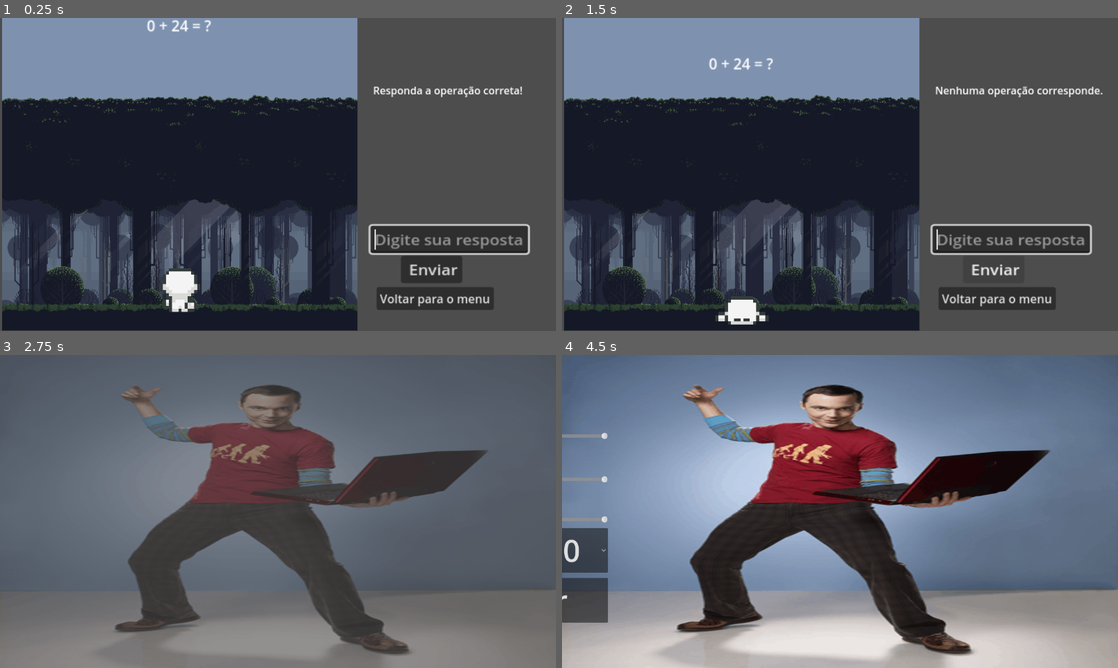
Above: before the commit, frames 1-4 (two rows, left to right).
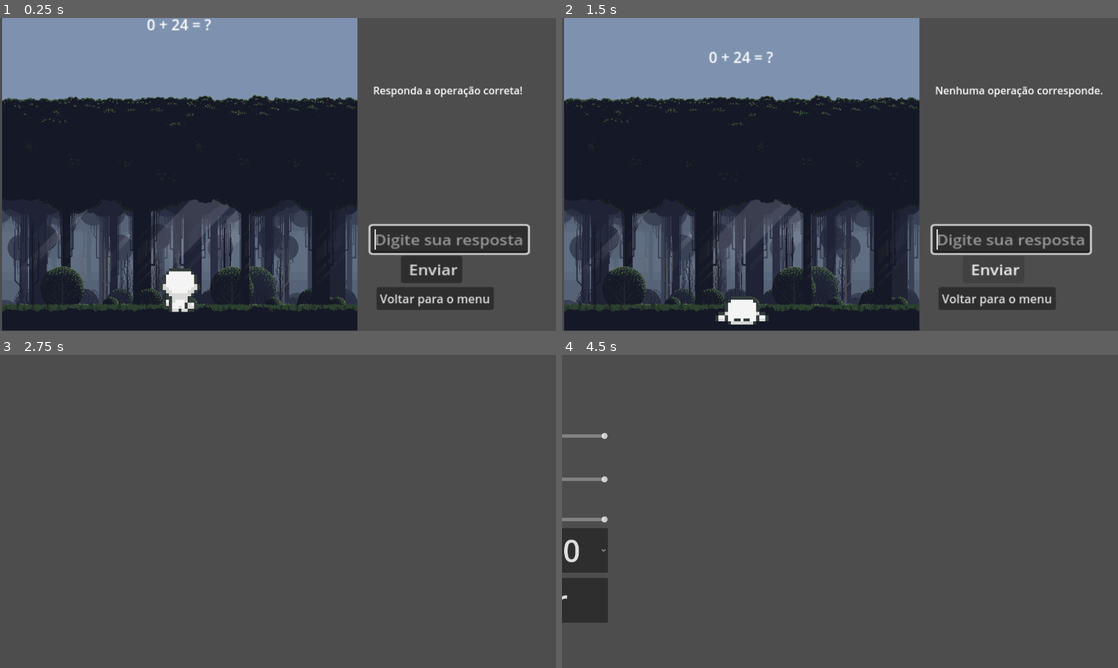
Above: after the commit, the same moments.

Repository: CaFranca/Johnrney_MAT-C
Game: Godot game, scene res://scenes/gameplay/mode_gameplay.tscn
Same seed, same stepped clock (60 frames per second), same inputs: the game is played once before the commit and once after it. This scene is started directly instead of the project's main scene.
Inputs (mouse positions are in pixels of both pictures, inside the frame that each line leads up to):
- Up to frame 1 (0.25 s): no input
- Up to frame 2 (1.5 s): click (1012, 240) at 0.52 s; type "12" at 0.6 s; click "Enviar" at 1.25 s
- Up to frame 3 (2.75 s): click "Voltar para o menu" at 2 s
- Up to frame 4 (4.5 s): tap Enter (ui_accept) at 2.75, 3.02 s; move the mouse to (962, 495) at 2.77 s; hold Right (ui_right) 2.78-3.5 s; click "Opções" at 3.5 s; move the mouse to (728, 527) at 4.27 s; hold Right (ui_right) from 4.28 s (still down)

The runs differ from the first frame. In frame 1, 0.1% of the frame differs, in the area x 26-38%, y 0-5%; in frame 2, 0.3%; in frame 3, 77%; in frame 4, 98%, in the area x 0-100%, y 0-100%.

Commit message:
Correção de Bug

Diff:
--- a/Johnrney/scenes/gameplay/FallingQuestion.tscn
+++ b/Johnrney/scenes/gameplay/FallingQuestion.tscn
@@ -15,7 +15,7 @@
 offset_bottom = -2.0
 scale = Vector2(2.13073, 2.13073)
 
-[node name="CollisionShape2D" type="CollisionShape2D" parent="."]
+[node name="Answerhitbox" type="CollisionShape2D" parent="."]
 scale = Vector2(2.13073, 2.13073)
 shape = SubResource("RectangleShape2D_f1rf4")
-debug_color = Color(0, 0.6, 0.701961, 0.568627)
+debug_color = Color(0.76655, 0.166863, 1, 0.568627)
--- a/Johnrney/scenes/gameplay/mode_gameplay.tscn
+++ b/Johnrney/scenes/gameplay/mode_gameplay.tscn
@@ -1,9 +1,8 @@
-[gd_scene load_steps=50 format=3 uid="uid://c8quaugkapyry"]
+[gd_scene load_steps=49 format=3 uid="uid://c8quaugkapyry"]
 
 [ext_resource type="Script" uid="uid://c3sl6jwbqyvyi" path="res://scripts/gameplay/mode_gameplay.gd" id="1_0d5ff"]
 [ext_resource type="Texture2D" uid="uid://c4ikplght8awa" path="res://assets/Free Pixel Art Forest/Preview/Background.png" id="2_1o26h"]
 [ext_resource type="Script" uid="uid://d1emvf3g8jpj" path="res://scripts/gameplay/operation_generator.gd" id="3_jcpkf"]
-[ext_resource type="PackedScene" uid="uid://cam84mvw4u5kt" path="res://scenes/gameplay/FallingQuestion.tscn" id="4_wr2py"]
 [ext_resource type="AudioStream" uid="uid://b27y8uwjrvonh" path="res://assets/audio/sfx/menu/button_click.ogg" id="5_1o26h"]
 [ext_resource type="AudioStream" uid="uid://b5bhjxjuu3u3a" path="res://assets/audio/music/gameplay/Teste - MatC (6).mp3" id="6_t0mm7"]
 [ext_resource type="AudioStream" uid="uid://b2mhui4d0mu71" path="res://assets/audio/sfx/gameplay/hit_the_correct_answer.ogg" id="7_wr2py"]
@@ -292,14 +291,14 @@
 [node name="Main" type="Node2D"]
 script = ExtResource("1_0d5ff")
 
+[node name="OperationGenerator" type="Node2D" parent="."]
+position = Vector2(469, 419.5)
+script = ExtResource("3_jcpkf")
+
 [node name="Background" type="Sprite2D" parent="."]
 position = Vector2(413.999, 359.499)
 scale = Vector2(0.881468, 0.906685)
 texture = ExtResource("2_1o26h")
-
-[node name="OperationGenerator" type="Node2D" parent="."]
-position = Vector2(469, 419.5)
-script = ExtResource("3_jcpkf")
 
 [node name="QuestionLabel" type="Label" parent="."]
 offset_left = 859.0
@@ -338,18 +337,15 @@
 text = "Voltar para o menu"
 
 [node name="SpawnTimer" type="Timer" parent="."]
-wait_time = 2.5
+wait_time = 3.0
 autostart = true
-
-[node name="FallingQuestion" parent="." instance=ExtResource("4_wr2py")]
-position = Vector2(6, 2)
 
 [node name="FailZone" type="Area2D" parent="."]
 position = Vector2(4, 505)
 scale = Vector2(0.998313, 2.98522)
 gravity = 979.275
 
-[node name="CollisionShape2D" type="CollisionShape2D" parent="FailZone"]
+[node name="FailZoneColision" type="CollisionShape2D" parent="FailZone"]
 position = Vector2(409.691, 48.1984)
 shape = SubResource("RectangleShape2D_1o26h")
 
--- a/Johnrney/scenes/menu/Selection_mode_menu.tscn
+++ b/Johnrney/scenes/menu/Selection_mode_menu.tscn
@@ -66,6 +66,7 @@
 script = ExtResource("1_hbq5r")
 
 [node name="background" type="TextureRect" parent="."]
+visible = false
 layout_mode = 2
 offset_left = -19.9999
 offset_right = 1300.0
--- a/Johnrney/scenes/menu/config/options.tscn
+++ b/Johnrney/scenes/menu/config/options.tscn
@@ -79,6 +79,7 @@
 script = ExtResource("1_ib07x")
 
 [node name="background" type="TextureRect" parent="."]
+visible = false
 modulate = Color(1, 1, 1, 0)
 layout_mode = 2
 offset_left = -19.9999
--- a/Johnrney/scenes/menu/main_menu.tscn
+++ b/Johnrney/scenes/menu/main_menu.tscn
@@ -78,6 +78,7 @@
 script = ExtResource("1_kiqgm")
 
 [node name="background" type="TextureRect" parent="."]
+visible = false
 modulate = Color(1, 1, 1, 0)
 layout_mode = 2
 offset_left = -19.9999
--- a/Johnrney/scripts/gameplay/FallingQuestion.gd
+++ b/Johnrney/scripts/gameplay/FallingQuestion.gd
@@ -1,31 +1,40 @@
-extends CharacterBody2D  # Este script representa uma pergunta que se move na tela, como no estilo TuxMath
+extends CharacterBody2D  # Representa uma pergunta que se move na tela
 
 # Variáveis principais da pergunta
 var question = ""      # Texto da operação matemática (ex: "2 + 2")
 var answer = 0         # Resposta correta da pergunta
-var speed = 70.0       # Velocidade de queda da pergunta
+var speed = 60.0       # Velocidade de queda da pergunta
 var answered = false   # Indica se a pergunta já foi respondida
 
-# Sinal que será emitido quando a pergunta não for respondida a tempo
+# Sinal emitido quando a pergunta não for respondida a tempo
 signal question_failed
 
-# Referência ao Label que exibe a pergunta na tela
+# Referência ao texto da operação e à hitbox
 @onready var label = $pergunta
-
-# Referência à forma de colisão da pergunta
-@onready var collision_shape = $CollisionShape2D
+@onready var collision_shape = $Answerhitbox
 
 func _ready():
-	# Define o texto do Label como a pergunta
-	label.text = question
+	if question != "":
+		label.text = question
+
+func initialize(new_question: String, new_answer: int):
+	question = new_question
+	answer = new_answer
+	if label:
+		label.text = question
 
 func _physics_process(delta):
-	# Faz a pergunta "cair" se ainda não tiver sido respondida
 	if not answered:
-		velocity = Vector2(0, speed)  # Move apenas no eixo Y
-		move_and_slide()              # Aplica movimento com colisão
+		# Move a pergunta para baixo enquanto não foi respondida
+		velocity = Vector2(0, speed)
+		move_and_slide()
 
-func _on_question_failed():
-	# Quando a pergunta não for respondida (por exemplo, colidir com a base):
-	emit_signal("question_failed")  # Emite o sinal para que o jogo saiba que o jogador errou
-	queue_free()                    # Remove a pergunta da cena (limpa da memória)
+# Método central que trata a falha da pergunta (colisão com zona de erro)
+func fail():
+	if not answered:
+		answered = true
+		emit_signal("question_failed")  # Notifica que a pergunta falhou
+		queue_free()  # Remove a pergunta da cena
+
+func _exit_tree():
+	print("FallingQuestion removida:", self)
--- a/Johnrney/scripts/gameplay/mode_gameplay.gd
+++ b/Johnrney/scripts/gameplay/mode_gameplay.gd
@@ -1,4 +1,4 @@
-extends Node2D
+extends Node2D  # Cena principal do gameplay
 
 # Referências automáticas para os nós na cena
 @onready var generator = $OperationGenerator
@@ -10,75 +10,62 @@
 @onready var correct_song = $PlayerController/player_sprite/right_answer
 @onready var wrong_or_miss = $PlayerController/player_sprite/wrong
 @onready var animation = $PlayerController/player_sprite
-
-# Referência ao novo nó PlayerController, que lida com falhas e game over
 @onready var player_controller = $PlayerController
 
-# Carrega a cena da pergunta que vai cair do topo
+# Cena da pergunta que vai cair do topo
 var falling_question_scene = preload("res://scenes/gameplay/FallingQuestion.tscn")
 
-# Lista que guarda as perguntas ativas na tela
+# Lista de perguntas ativas
 var active_questions: Array = []
 
-# Define o modo atual do jogo (adição, subtração, etc)
+# Modo atual de operação matemática (ex: "add", "sub")
 var selected_mode: String = "add"
 
 func _ready():
-	# Toca animação de início e música
 	animation.play("Run_Up")
 	MusicController.play_music_for("gameplay")
 	randomize()
 
-	# Conecta eventos de colisão e game over
 	fail_zone.body_entered.connect(_on_fail_zone_body_entered)
 	player_controller.game_over.connect(_on_game_over)
 
-	# Gera a primeira pergunta e inicia o timer de geração contínua
 	generate_new_question()
 	spawn_timer.start()
 
 func set_mode(mode: String):
-	# Altera o tipo de operação (ex: "add", "sub")
 	selected_mode = mode
 
 func generate_new_question():
-	# Gera uma operação matemática com base no modo
 	var operation = generator.generate_operation(selected_mode)
 	var question = falling_question_scene.instantiate()
-	question.question = operation["question"]
-	question.answer = operation["answer"]
+	question.initialize(operation["question"], operation["answer"])
 	question.position = Vector2(randi() % 400 + 100, 0)
 
-	# Conecta o sinal "question_failed" da pergunta à função local
+	# Conecta o sinal de falha à função local
 	question.connect("question_failed", _on_question_failed.bind(question))
 
-	# Adiciona a pergunta à cena e à lista de perguntas ativas
 	add_child(question)
 	active_questions.append(question)
 
-	# Atualiza animação e instrução para o jogador
 	animation.play("Run_Up")
+	print("Operação gerada")
 	update_ui("Responda a operação correta!")
 
 func check_answer():
-	# Lê e limpa a entrada do jogador
 	var text = input_field.text.strip_edges()
-
 	if text == "":
 		return
 
-	# Verifica se a entrada é um número válido
 	if not text.is_valid_int():
 		update_ui("Digite um número válido.")
 		return
 
 	var player_answer = int(text)
 
-	# Procura nas perguntas ativas se alguma tem a resposta correta
 	for q in active_questions:
 		if is_instance_valid(q) and not q.answered and player_answer == q.answer:
-			# Marca como respondida, remove da tela e da lista
 			q.answered = true
+			q.collision_shape.disabled = true  # Desativa colisão da pergunta já respondida
 			q.queue_free()
 			active_questions.erase(q)
 			input_field.text = ""
@@ -86,13 +73,12 @@
 			await get_tree().process_frame
 			input_field.grab_focus()
 
-			# Feedback de resposta correta
 			correct_song.play()
 			animation.play("Run_Down")
 			update_ui("Correto!")
 			return
 
-	# Se nenhuma pergunta foi respondida corretamente:
+	# Se nenhuma pergunta for respondida corretamente
 	animation.play("Fall")
 	wrong_or_miss.play()
 	update_ui("Nenhuma operação corresponde.")
@@ -101,51 +87,41 @@
 	await get_tree().process_frame
 	input_field.grab_focus()
 
-	# Conta como erro (falha do jogador)
 	player_controller.register_failure()
 
 func update_ui(message: String):
-	# Atualiza o texto da tela e mantém o foco no campo
 	question_label.text = message
 	input_field.grab_focus()
 
-# Quando botão "Enviar" for pressionado
 func _on_submit_button_pressed():
 	check_answer()
 	input_field.grab_focus()
 
-# Quando jogador pressionar "Enter"
 func _on_input_field_for_answer_text_submitted(new_text):
 	check_answer()
 	input_field.grab_focus()
 
-# Quando uma pergunta cair e emitir o sinal de falha
 func _on_question_failed(question):
 	active_questions.erase(question)
 	update_ui("Uma conta caiu sem resposta!")
 	player_controller.register_failure()
 
-# Quando uma pergunta colidir com a zona de falha
 func _on_fail_zone_body_entered(body):
 	animation.play("Fall")
 	wrong_or_miss.play()
 	print("Algo colidiu com a fail zone: ", body)
 
-	if body is CharacterBody2D and body.has_method("emit_signal"):
-		body.emit_signal("question_failed")
-		body.queue_free()
+	if body is CharacterBody2D and body.has_method("fail"):
+		body.fail()
 
-# Gera uma nova pergunta quando o tempo do Timer acabar
 func _on_spawn_timer_timeout():
 	generate_new_question()
 
-# Quando o botão de "voltar ao menu principal" for pressionado
 func _on_return_to_menu_pressed() -> void:
 	$buttonclick.play()
 	await $buttonclick.finished
 	get_tree().change_scene_to_file("res://scenes/menu/main_menu.tscn")
 
-# Quando o PlayerController emitir sinal de game over
 func _on_game_over():
 	update_ui("Game Over!")
 	await get_tree().create_timer(1).timeout
